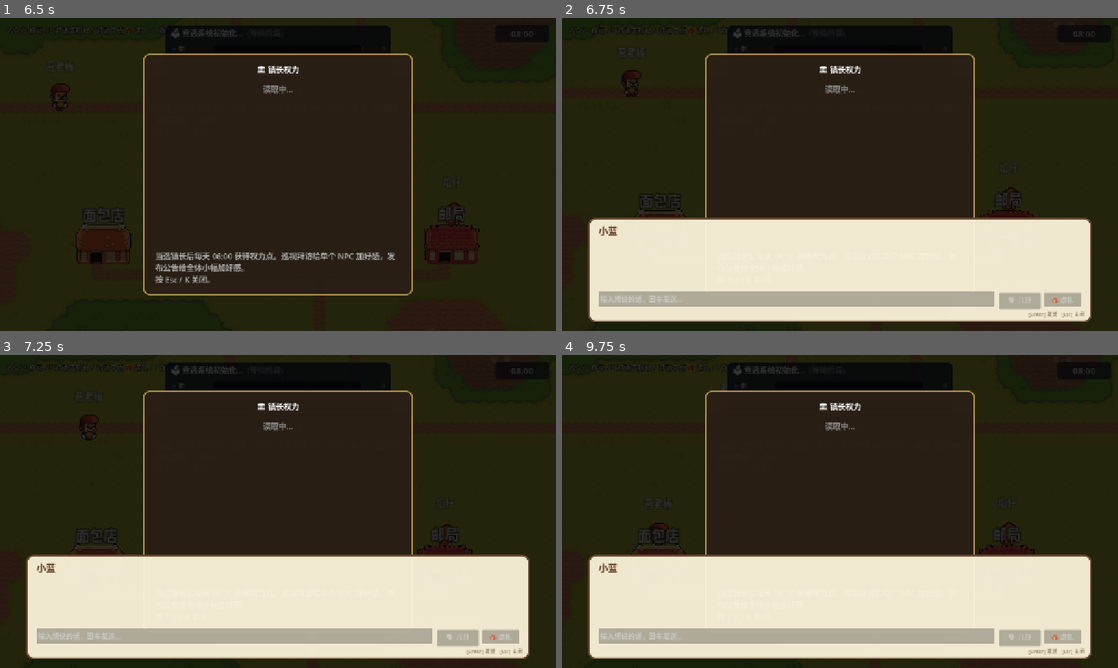
Above: before the commit, frames 1-4 (two rows, left to right).
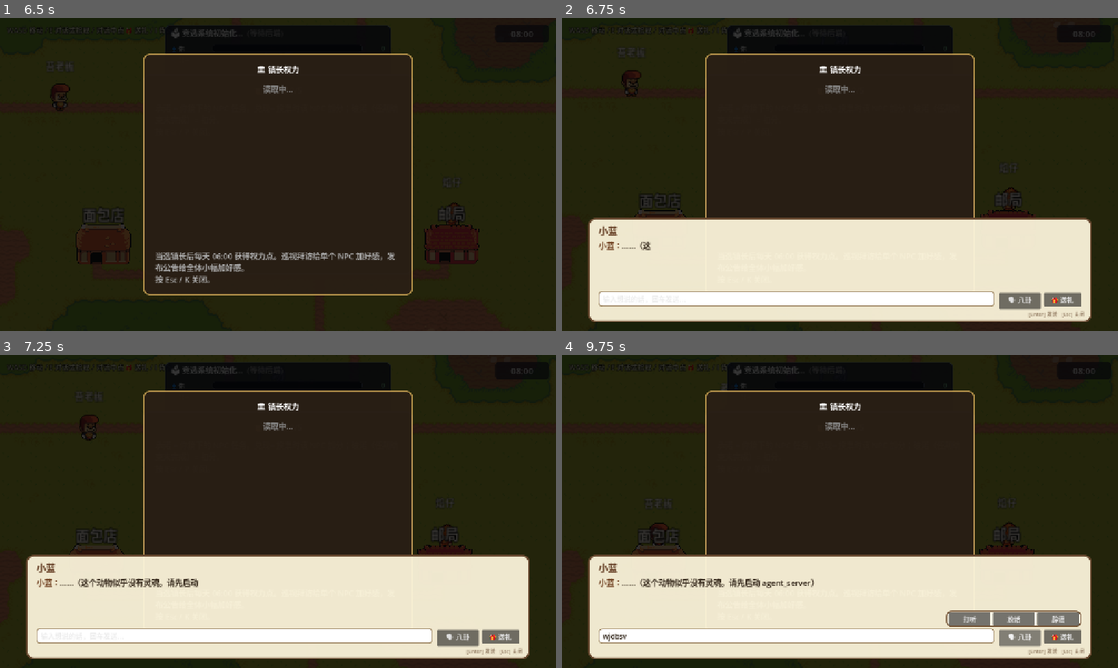
Above: after the commit, the same moments.

Repository: hotlddx-collab/game01
Game: Godot game, scene res://scenes/ui/main_menu.tscn
Same seed, same stepped clock (60 frames per second), same inputs: the game is played once before the commit and once after it.
Inputs (mouse positions are in pixels of both pictures, inside the frame that each line leads up to):
- Up to frame 1 (6.5 s): click "开始游戏" at 0.5 s; tap Enter at 1.25 s; hold D (move_right) 1.28-2.03 s; hold E (interact) 1.28-2.03 s; hold S (move_down) 2.03-2.78 s; tap J at 2.1 s; hold D (move_right) 2.78-3.53 s; tap B at 2.85 s; hold W (move_up) 3.53-4.28 s; tap V at 3.6 s; hold A (move_left) 4.28-5.78 s; tap O at 4.35 s; tap K at 5.1 s; hold S (move_down) from 5.78 s (still down); tap P at 5.85 s
- Up to frame 2 (6.75 s): release S (move_down) at 6.53 s; hold D (move_right) from 6.53 s (still down); tap E (interact) at 6.6 s
- Up to frame 3 (7.25 s): keep holding D (move_right)
- Up to frame 4 (9.75 s): release D (move_right) at 7.28 s; hold W (move_up) 7.28-8.03 s; tap J at 7.35 s; hold D (move_right) 8.03-8.78 s; tap B at 8.1 s; hold S (move_down) 8.78-9.5 s; tap V at 8.85 s; click (1017, 636) at 9.5 s, where only the run after the commit has a clickable "🗣 八卦"

Frame 1 is identical in both runs. In frame 2, 4.2% of the frame differs, in the area x 6-94%, y 71-93%; in frame 3, 4.6%; in frame 4, 6.0%.
Error before the commit: Parse Error: Unindent doesn't match the previous indentation level. (res://scripts/agent_client.gd:77)

Commit message:
fix: 修正 agent_client.gd STATE_OPEN 分支缩进，autoload 解析失败导致无法连接后端

Diff:
--- a/scripts/agent_client.gd
+++ b/scripts/agent_client.gd
@@ -69,10 +69,10 @@
 
 	match state:
 		WebSocketPeer.STATE_OPEN:
-				if not _connected:
-					_connected = true
-					print("[AgentClient] connected %s" % _resolve_url())
-					connected.emit()
+			if not _connected:
+				_connected = true
+				print("[AgentClient] connected %s" % _resolve_url())
+				connected.emit()
 			# 收包
 			while _ws.get_available_packet_count() > 0:
 				var pkt: PackedByteArray = _ws.get_packet()
